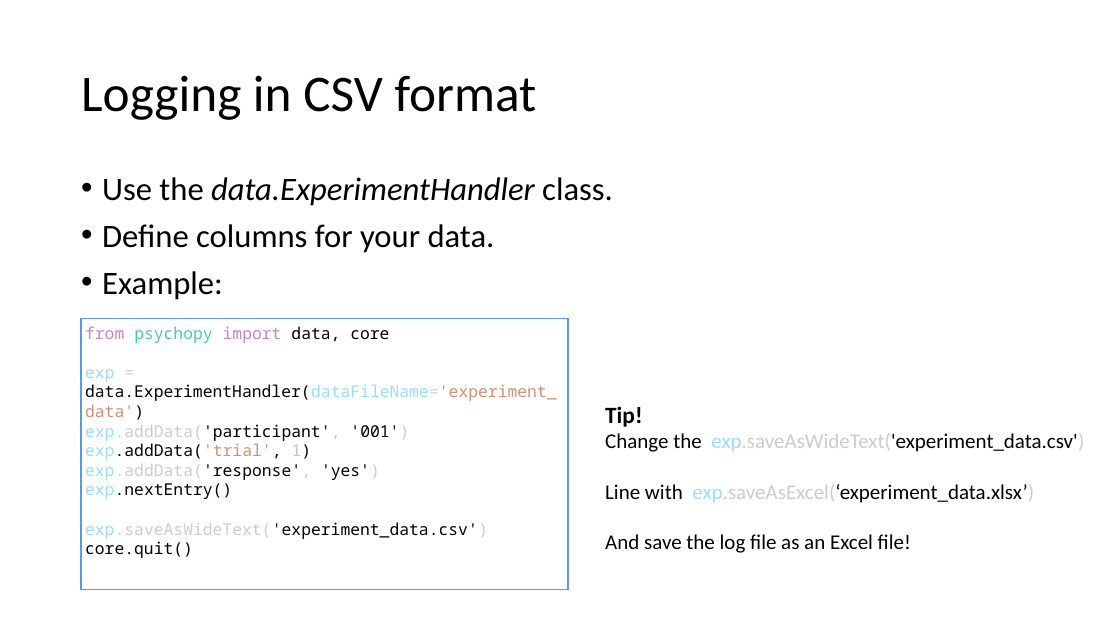
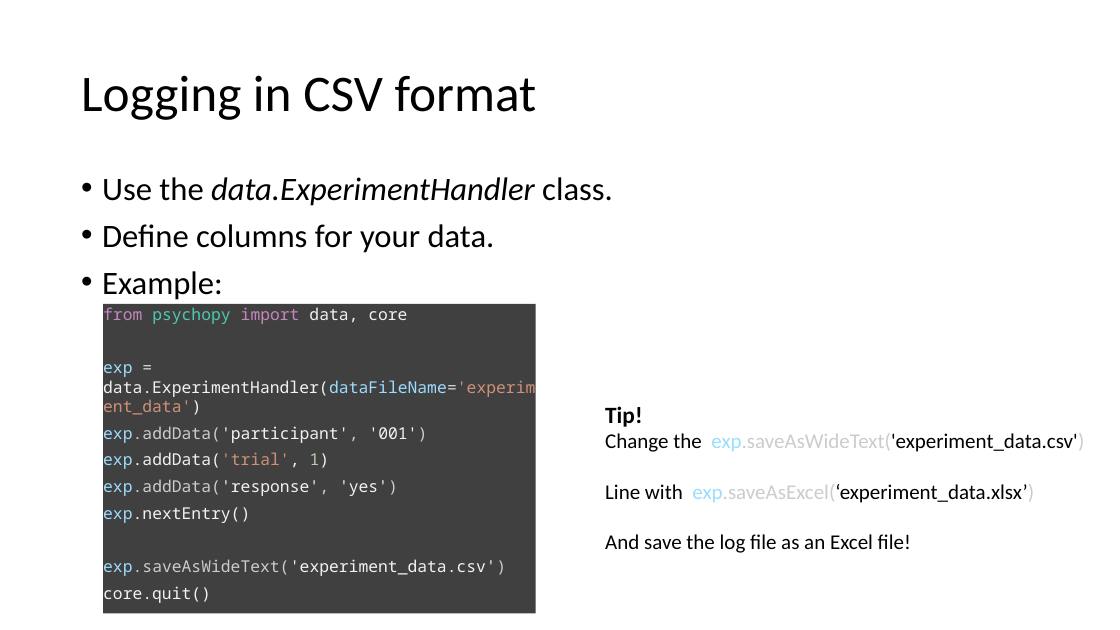
Before and after one commit to caggursoy/PsychoPy-Intro-Course, a slide deck: slide 17 of intro-psychopy/part2.pptx. Drawn at 1120x630 pixels with LibreOffice and Linux fonts; fonts in the diff are those of the drawing. Boxes give left, top, right and bottom in pixels: in the first picture for what was removed or moved away, otherwise in the second. Text is boxed around its words. In the diff, an @@ line names an element or a change of style, - is before the commit and + after.

```diff
--- a/intro-psychopy/part2.pptx
+++ b/intro-psychopy/part2.pptx
@@ rectangle "from psychopy import data, core": place and size @@
-rectangle "from psychopy import data, core" at (81,318,568,590)
+rectangle "from psychopy import data, core" at (103,304,536,613)
@@ rectangle "from psychopy import data, core" at (103,304,536,613): text colour #000000 to #F1F1F2 in "data, core", "data.ExperimentHandler(dataFileName='experiment_data')", "exp.addData('participant', '001')", "exp.addData('trial', 1)" and 4 more places; more space between paragraphs; fill #FFFFFF to #404040; outline #5B9BD5 1 pt to none @@
```
Also in this commit, not shown: 8 other slides changed.
